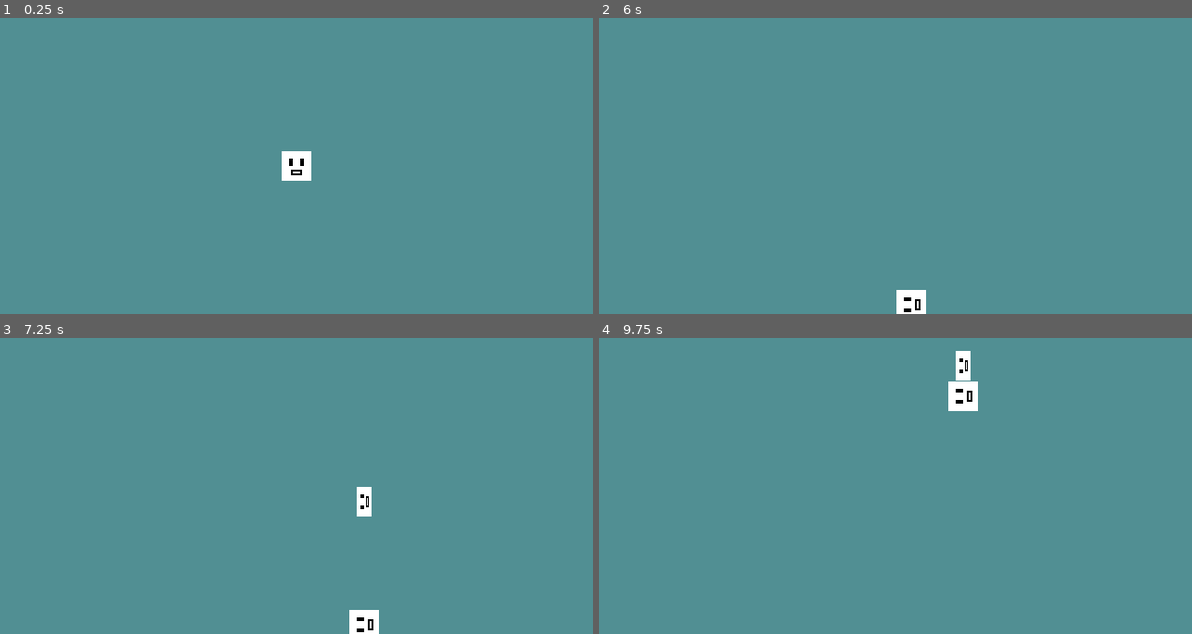
Above: before the commit, frames 1-4 (two rows, left to right).
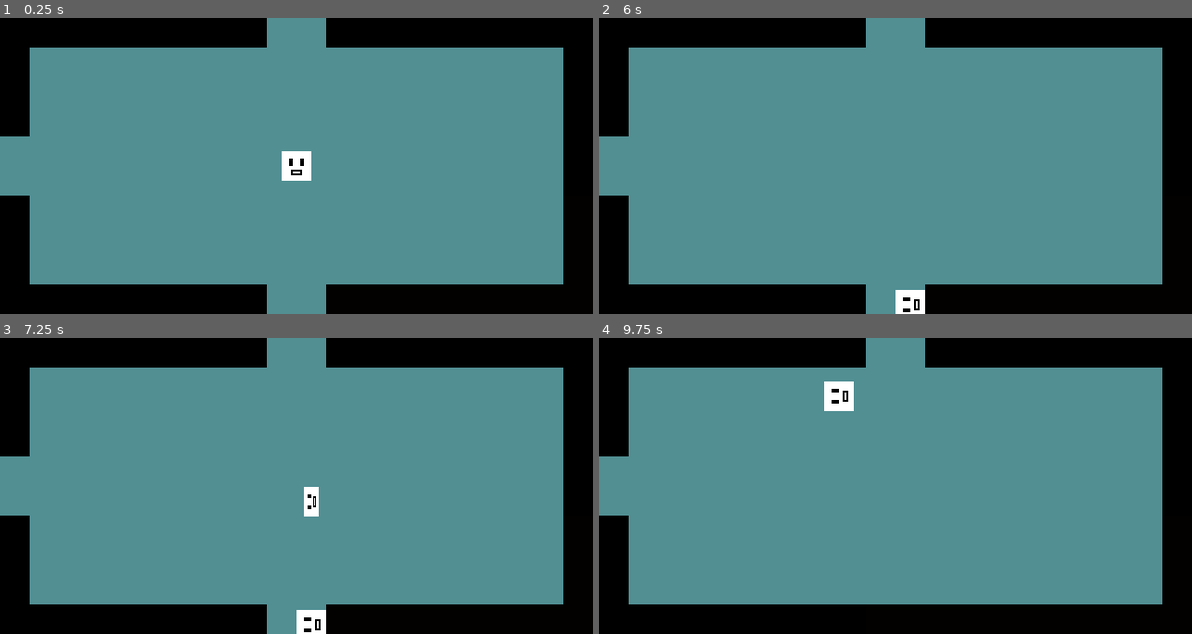
Above: after the commit, the same moments.

Repository: Luminware/dump
Game: Godot game, scene res://World.tscn
Same seed, same stepped clock (60 frames per second), same inputs: the game is played once before the commit and once after it.
Inputs:
- Up to frame 1 (0.25 s): no input
- Up to frame 2 (6 s): tap Enter (ui_accept) at 0.5, 0.77, 1.52, 3.02, 3.77, 4.52 s; hold D (right) 0.53-1.28 s; hold S (down) 1.28-2.03 s; hold D (right) 2.03-2.78 s; hold Up (ui_up) 2.78-3.53 s; hold A (left) 3.53-5.03 s; hold S (down) 5.03-5.78 s; hold D (right) from 5.78 s (still down)
- Up to frame 3 (7.25 s): tap Enter (ui_accept) at 6.02, 6.77 s; release D (right) at 6.53 s; hold Up (ui_up) from 6.53 s (still down)
- Up to frame 4 (9.75 s): release Up (ui_up) at 7.28 s; hold D (right) 7.28-8.03 s; tap Enter (ui_accept) at 7.52, 9.02 s; hold S (down) 8.03-8.78 s; hold A (left) 8.78-9.53 s; hold Up (ui_up) from 9.53 s (still down)

The runs differ from the first frame. In frame 1, 25% of the frame differs, in the area x 0-100%, y 0-100%; in frame 2, 25%; in frame 3, 26%; in frame 4, 27%.
Error before the commit: Parse Error: Can't preload resource at path: res://Closed Door.tscn

Commit message:
Proc Gen Pt. 2
Added doors :)

Diff:
--- /dev/null
+++ b/DoorScene.tscn
@@ -0,0 +1,51 @@
+[gd_scene load_steps=3 format=2]
+
+[ext_resource path="res://RoomScene.gd" type="Script" id=1]
+
+[sub_resource type="RectangleShape2D" id=1]
+extents = Vector2( 8, 4 )
+
+[node name="DoorScene" type="Node2D"]
+script = ExtResource( 1 )
+
+[node name="StaticBody2D" type="StaticBody2D" parent="." groups=[
+"Destroy Bullets",
+]]
+
+[node name="CollisionShape2D" type="CollisionShape2D" parent="StaticBody2D"]
+position = Vector2( 80, -4 )
+shape = SubResource( 1 )
+
+[node name="CollisionShape2D2" type="CollisionShape2D" parent="StaticBody2D"]
+position = Vector2( 164, 40 )
+rotation = 1.5708
+shape = SubResource( 1 )
+
+[node name="CollisionShape2D3" type="CollisionShape2D" parent="StaticBody2D"]
+position = Vector2( -4, 40 )
+rotation = 1.5708
+shape = SubResource( 1 )
+
+[node name="CollisionShape2D4" type="CollisionShape2D" parent="StaticBody2D"]
+position = Vector2( 80, 84 )
+shape = SubResource( 1 )
+
+[node name="Polygon2D" type="Polygon2D" parent="StaticBody2D"]
+position = Vector2( 0, -4 )
+color = Color( 0.0117647, 0, 0, 1 )
+polygon = PoolVector2Array( 72, -4, 88, -4, 88, 4, 72, 4 )
+
+[node name="Polygon2D2" type="Polygon2D" parent="StaticBody2D"]
+position = Vector2( 4, 0 )
+color = Color( 0, 0, 0, 1 )
+polygon = PoolVector2Array( 156, 32, 164, 32, 164, 41, 164, 48, 156, 48 )
+
+[node name="Polygon2D4" type="Polygon2D" parent="StaticBody2D"]
+position = Vector2( -164, 0 )
+color = Color( 0, 0, 0, 1 )
+polygon = PoolVector2Array( 156, 32, 164, 32, 164, 48, 156, 48 )
+
+[node name="Polygon2D3" type="Polygon2D" parent="StaticBody2D"]
+position = Vector2( -80, 44 )
+color = Color( 0, 0, 0, 1 )
+polygon = PoolVector2Array( 152, 36, 168, 36, 168, 44, 152, 44 )
--- /dev/null
+++ b/RoomScene.gd
@@ -0,0 +1,4 @@
+extends Node2D
+
+func set_pos(pos):
+	self.position = pos
--- a/RoomScene.tscn
+++ b/RoomScene.tscn
@@ -1,20 +1,9 @@
-[gd_scene load_steps=3 format=2]
+[gd_scene load_steps=2 format=2]
 
-[sub_resource type="GDScript" id=2]
-script/source = "extends Node2D
-
-var door = preload(\"res://Closed Door.tscn\")
-
-func set_pos(position):
-	self.position = position
-
-"
-
-[sub_resource type="RectangleShape2D" id=1]
-extents = Vector2( 8, 8 )
+[ext_resource path="res://RoomScene.gd" type="Script" id=1]
 
 [node name="RoomScene" type="Node2D"]
-script = SubResource( 2 )
+script = ExtResource( 1 )
 
 [node name="StaticBody2D" type="StaticBody2D" parent="." groups=[
 "Destroy Bullets",
@@ -48,23 +37,3 @@
 [node name="Polygon2D4" type="Polygon2D" parent="StaticBody2D"]
 color = Color( 0, 0, 0, 1 )
 polygon = PoolVector2Array( 0, 48, 8, 48, 8, 72, 72, 72, 72, 80, 0, 80 )
-
-[node name="Doors" type="Area2D" parent="StaticBody2D"]
-
-[node name="CollisionShape2D" type="CollisionShape2D" parent="StaticBody2D/Doors"]
-position = Vector2( 80, 0 )
-shape = SubResource( 1 )
-
-[node name="CollisionShape2D2" type="CollisionShape2D" parent="StaticBody2D/Doors"]
-position = Vector2( 160, 40 )
-rotation = 1.5708
-shape = SubResource( 1 )
-
-[node name="CollisionShape2D3" type="CollisionShape2D" parent="StaticBody2D/Doors"]
-position = Vector2( 0, 40 )
-rotation = 1.5708
-shape = SubResource( 1 )
-
-[node name="CollisionShape2D4" type="CollisionShape2D" parent="StaticBody2D/Doors"]
-position = Vector2( 80, 80 )
-shape = SubResource( 1 )
--- a/World.gd
+++ b/World.gd
@@ -1,6 +1,7 @@
 extends Node2D
 
 onready var RoomScene = preload("res://RoomScene.tscn")
+onready var DoorScene = preload("res://DoorScene.tscn")
 
 var rooms = [[0, 0, 0, 0],
 			[0, 0, 0, 0],
@@ -36,9 +37,12 @@
 				var room = RoomScene.instance()
 				var room_pos = Vector2(160*x, 80*y)+Vector2(-160,-80)
 				room.set_pos(room_pos)
-				print("room spawned")
 				self.add_child(room)
-				last_room_pos = room_pos
+			if not row[x]:
+				var door = DoorScene.instance()
+				var door_pos = Vector2(160*x, 80*y)+Vector2(-160,-80)
+				door.set_pos(door_pos)
+				self.add_child(door)
 
 func _on_Player_shoot(Bullet, direction, location):
 	var b = Bullet.instance()
--- a/World.tscn
+++ b/World.tscn
@@ -1,11 +1,150 @@
-[gd_scene load_steps=3 format=2]
+[gd_scene load_steps=5 format=2]
 
 [ext_resource path="res://Player.tscn" type="PackedScene" id=1]
 [ext_resource path="res://World.gd" type="Script" id=2]
+
+[sub_resource type="RectangleShape2D" id=1]
+extents = Vector2( 320, 8 )
+
+[sub_resource type="RectangleShape2D" id=2]
+extents = Vector2( 160, 8 )
 
 [node name="World" type="Node2D"]
 script = ExtResource( 2 )
 
 [node name="Player" parent="." instance=ExtResource( 1 )]
 position = Vector2( 80, 40 )
+
+[node name="Top Border" type="StaticBody2D" parent="." groups=[
+"Destroy Bullets",
+]]
+position = Vector2( 0, -80 )
+
+[node name="Polygon2D" type="Polygon2D" parent="Top Border"]
+position = Vector2( -160, -8 )
+scale = Vector2( 1, 2 )
+color = Color( 0, 0, 0, 1 )
+polygon = PoolVector2Array( 0, 0, 160, 0, 160, 8, 0, 8 )
+
+[node name="Polygon2D2" type="Polygon2D" parent="Top Border"]
+position = Vector2( 0, -8 )
+scale = Vector2( 1, 2 )
+color = Color( 0, 0, 0, 1 )
+polygon = PoolVector2Array( 0, 0, 160, 0, 160, 8, 0, 8 )
+
+[node name="Polygon2D3" type="Polygon2D" parent="Top Border"]
+position = Vector2( 320, -8 )
+scale = Vector2( 1, 2 )
+color = Color( 0, 0, 0, 1 )
+polygon = PoolVector2Array( 0, 0, 160, 0, 160, 8, 0, 8 )
+
+[node name="Polygon2D4" type="Polygon2D" parent="Top Border"]
+position = Vector2( 159, -8 )
+scale = Vector2( 1, 2 )
+color = Color( 0, 0, 0, 1 )
+polygon = PoolVector2Array( 0, 0, 84.7888, 0, 161, 0, 161, 8, 0, 8 )
+
+[node name="CollisionShape2D" type="CollisionShape2D" parent="Top Border"]
+position = Vector2( 160, 0 )
+shape = SubResource( 1 )
+
+[node name="Bottom Border" type="StaticBody2D" parent="." groups=[
+"Destroy Bullets",
+]]
+position = Vector2( 0, 240 )
+
+[node name="Polygon2D" type="Polygon2D" parent="Bottom Border"]
+position = Vector2( -160, -8 )
+scale = Vector2( 1, 2 )
+color = Color( 0, 0, 0, 1 )
+polygon = PoolVector2Array( 0, 0, 160, 0, 160, 8, 0, 8 )
+
+[node name="Polygon2D2" type="Polygon2D" parent="Bottom Border"]
+position = Vector2( 0, -8 )
+scale = Vector2( 1, 2 )
+color = Color( 0, 0, 0, 1 )
+polygon = PoolVector2Array( 0, 0, 160, 0, 160, 8, 0, 8 )
+
+[node name="Polygon2D3" type="Polygon2D" parent="Bottom Border"]
+position = Vector2( 320, -8 )
+scale = Vector2( 1, 2 )
+color = Color( 0, 0, 0, 1 )
+polygon = PoolVector2Array( 0, -7.62939e-06, 160, 0, 160, 8, 0, 7.99999 )
+
+[node name="Polygon2D4" type="Polygon2D" parent="Bottom Border"]
+position = Vector2( 159, -8 )
+scale = Vector2( 1, 2 )
+color = Color( 0, 0, 0, 1 )
+polygon = PoolVector2Array( 0, 0, 84.7888, 0, 161, -7.62939e-06, 161, 7.99999, 0, 8 )
+
+[node name="CollisionShape2D" type="CollisionShape2D" parent="Bottom Border"]
+position = Vector2( 160, 0 )
+shape = SubResource( 1 )
+
+[node name="Left Border" type="StaticBody2D" parent="." groups=[
+"Destroy Bullets",
+]]
+rotation = 1.5708
+
+[node name="Polygon2D" type="Polygon2D" parent="Left Border"]
+position = Vector2( 1.33514e-05, 150 )
+scale = Vector2( 1, 2 )
+color = Color( 0, 0, 0, 1 )
+polygon = PoolVector2Array( -7.62939e-06, 1, 80, 1, 80, 9, -7.62939e-06, 9 )
+
+[node name="Polygon2D2" type="Polygon2D" parent="Left Border"]
+position = Vector2( 80, 150 )
+scale = Vector2( 1, 2 )
+color = Color( 0, 0, 0, 1 )
+polygon = PoolVector2Array( -7.62939e-06, 1, 80, 1, 80, 9, -7.62939e-06, 9 )
+
+[node name="Polygon2D3" type="Polygon2D" parent="Left Border"]
+position = Vector2( 160, 150 )
+scale = Vector2( 1, 2 )
+color = Color( 0, 0, 0, 1 )
+polygon = PoolVector2Array( -7.62939e-06, 1, 80, 1, 80, 9, -7.62939e-06, 9 )
+
+[node name="Polygon2D4" type="Polygon2D" parent="Left Border"]
+position = Vector2( -80, 150 )
+scale = Vector2( 1, 2 )
+color = Color( 0, 0, 0, 1 )
+polygon = PoolVector2Array( -7.62939e-06, 1, 80, 1, 80, 9, -7.62939e-06, 9 )
+
+[node name="CollisionShape2D" type="CollisionShape2D" parent="Left Border"]
+position = Vector2( 80, 160 )
+shape = SubResource( 2 )
+
+[node name="Right Border" type="StaticBody2D" parent="." groups=[
+"Destroy Bullets",
+]]
+position = Vector2( 640, -80 )
+rotation = 1.5708
+
+[node name="Polygon2D" type="Polygon2D" parent="Right Border"]
+position = Vector2( 1.33514e-05, 150 )
+scale = Vector2( 1, 2 )
+color = Color( 0, 0, 0, 1 )
+polygon = PoolVector2Array( -7.62939e-06, 1, 80, 1, 80, 9, -7.62939e-06, 9 )
+
+[node name="Polygon2D2" type="Polygon2D" parent="Right Border"]
+position = Vector2( 80, 150 )
+scale = Vector2( 1, 2 )
+color = Color( 0, 0, 0, 1 )
+polygon = PoolVector2Array( -7.62939e-06, 1, 80, 1, 80, 9, -7.62939e-06, 9 )
+
+[node name="Polygon2D3" type="Polygon2D" parent="Right Border"]
+position = Vector2( 160, 150 )
+scale = Vector2( 1, 2 )
+color = Color( 0, 0, 0, 1 )
+polygon = PoolVector2Array( -7.62939e-06, 1, 80, 1, 80, 9, -7.62939e-06, 9 )
+
+[node name="Polygon2D4" type="Polygon2D" parent="Right Border"]
+position = Vector2( 240, 150 )
+scale = Vector2( 1, 2 )
+color = Color( 0, 0, 0, 1 )
+polygon = PoolVector2Array( -7.62939e-06, 1, 80, 1, 80, 9, -7.62939e-06, 9 )
+
+[node name="CollisionShape2D" type="CollisionShape2D" parent="Right Border"]
+position = Vector2( 160, 160 )
+shape = SubResource( 2 )
 [connection signal="shoot" from="Player" to="." method="_on_Player_shoot"]
Not shown: 2 places in Bullet.tscn that only renumber resources
